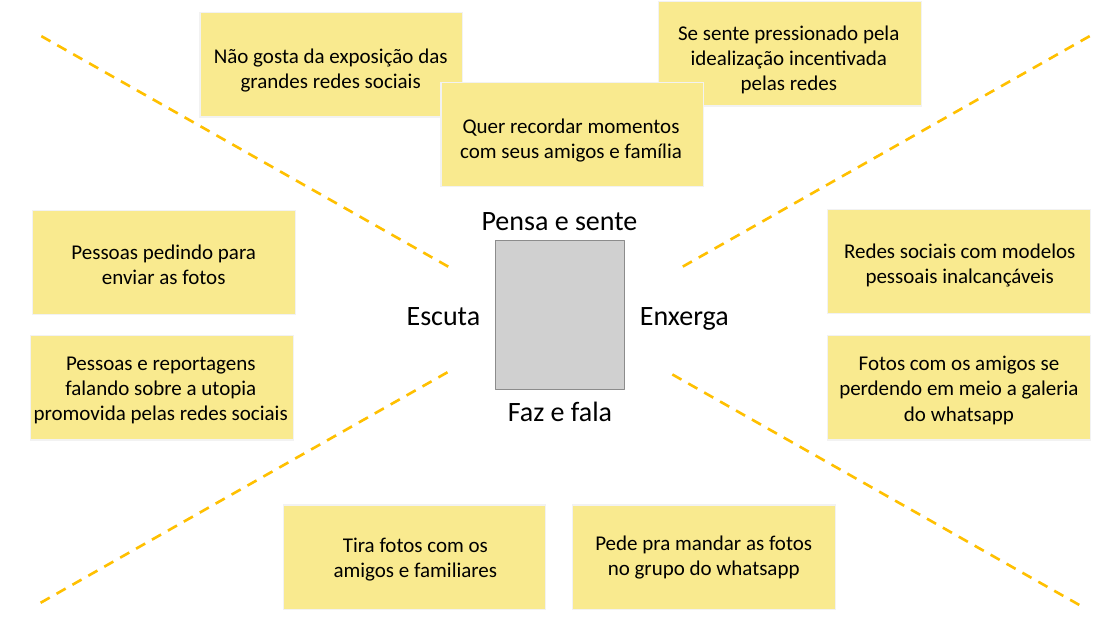
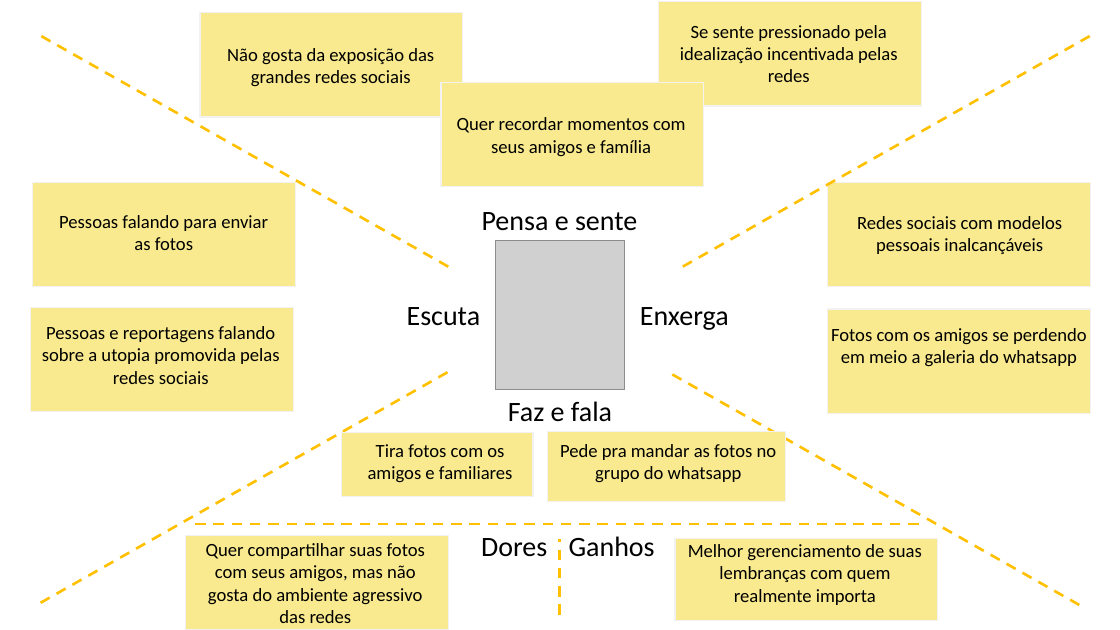
Before and after one commit to YudiG12/hxh-etc, a slide deck: slide 1 of mapa de empatia.pptx. Drawn at 1120x630 pixels with LibreOffice and Linux fonts; fonts in the diff are those of the drawing; grey boxes stand for pictures. Boxes give left, top, right and bottom in pixels: in the first picture for what was removed or moved away, otherwise in the second. Text is boxed around its words. In the diff, an @@ line names an element or a change of style, - is before the commit and + after.

Commit message:
mapa

```diff
--- a/mapa de empatia.pptx
+++ b/mapa de empatia.pptx
@@ rectangle: place and size @@
-rectangle at <box>33,211,296,315</box>
+rectangle at <box>33,182,296,287</box>
@@ text "Redes sociais com modelos pessoais ...": place and size @@
-text "Redes sociais com modelos pessoais ..." at <box>844,243,1075,287</box>
+text "Redes sociais com modelos pessoais ..." at <box>857,216,1062,254</box>
@@ rectangle: place and size @@
-rectangle at <box>828,210,1091,314</box>
+rectangle at <box>828,183,1091,287</box>
@@ text at <box>59,215,268,250</box>: text changed; size 18 to 16 pt @@
-Pessoas pedindo para enviar as fotos
+Pessoas falando para enviar as fotos
@@ text "Pessoas e reportagens falando sobre ...": place and size @@
-text "Pessoas e reportagens falando sobre ..." at <box>34,356,288,424</box>
+text "Pessoas e reportagens falando sobre ..." at <box>42,326,280,384</box>
@@ rectangle: place and size @@
-rectangle at <box>31,336,294,440</box>
+rectangle at <box>31,308,294,412</box>
@@ text "Fotos com os amigos se ...": place and size @@
-text "Fotos com os amigos se ..." at <box>839,355,1079,425</box>
+text "Fotos com os amigos se ..." at <box>831,328,1087,367</box>
@@ rectangle: place and size @@
-rectangle at <box>828,336,1091,440</box>
+rectangle at <box>828,309,1091,413</box>
@@ text "Tira fotos com os amigos ...": place and size @@
-text "Tira fotos com os amigos ..." at <box>334,537,497,581</box>
+text "Tira fotos com os amigos ..." at <box>368,444,513,483</box>
@@ rectangle: place and size @@
-rectangle at <box>283,505,546,609</box>
+rectangle at <box>341,433,533,497</box>
@@ rectangle: place and size @@
-rectangle at <box>572,505,835,609</box>
+rectangle at <box>547,432,786,502</box>
@@ size 18 to 16 pt in 8 elements at <box>227,48,434,86</box>, <box>457,117,685,156</box>, <box>680,25,898,82</box>, <box>857,216,1062,254</box>, <box>42,326,280,384</box>, <box>831,328,1087,367</box>, <box>368,444,513,483</box>, <box>560,444,777,483</box> @@
@@ text "Pede pra mandar as fotos ...": place and size @@
-text "Pede pra mandar as fotos ..." at <box>595,535,812,579</box>
+text "Pede pra mandar as fotos ..." at <box>560,444,777,483</box>
@@ rectangle added at <box>186,535,449,630</box>, fill #F9EA8F, outline #F2F2F2 1 pt @@
@@ line added from (919, 524) to (192, 524), #FFC000 2.25 pt dashed @@
@@ text added at <box>481,538,547,557</box>, 24 pt, text #000000 @@
+Dores
@@ line added from (560, 615) to (560, 539), #FFC000 2.25 pt dashed @@
@@ text added at <box>569,536,655,557</box>, 24 pt, text #000000 @@
+Ganhos
@@ rectangle added at <box>676,539,939,620</box>, fill #F9EA8F, outline #F2F2F2 1 pt @@
@@ text added at <box>206,543,425,623</box>, 16 pt, text #000000 @@
+Quer compartilhar suas fotos com seus amigos, mas não gosta do ambiente agressivo das redes
@@ text added at <box>688,544,922,605</box>, 16 pt, text #000000 @@
+Melhor gerenciamento de suas lembranças com quem realmente importa
```
